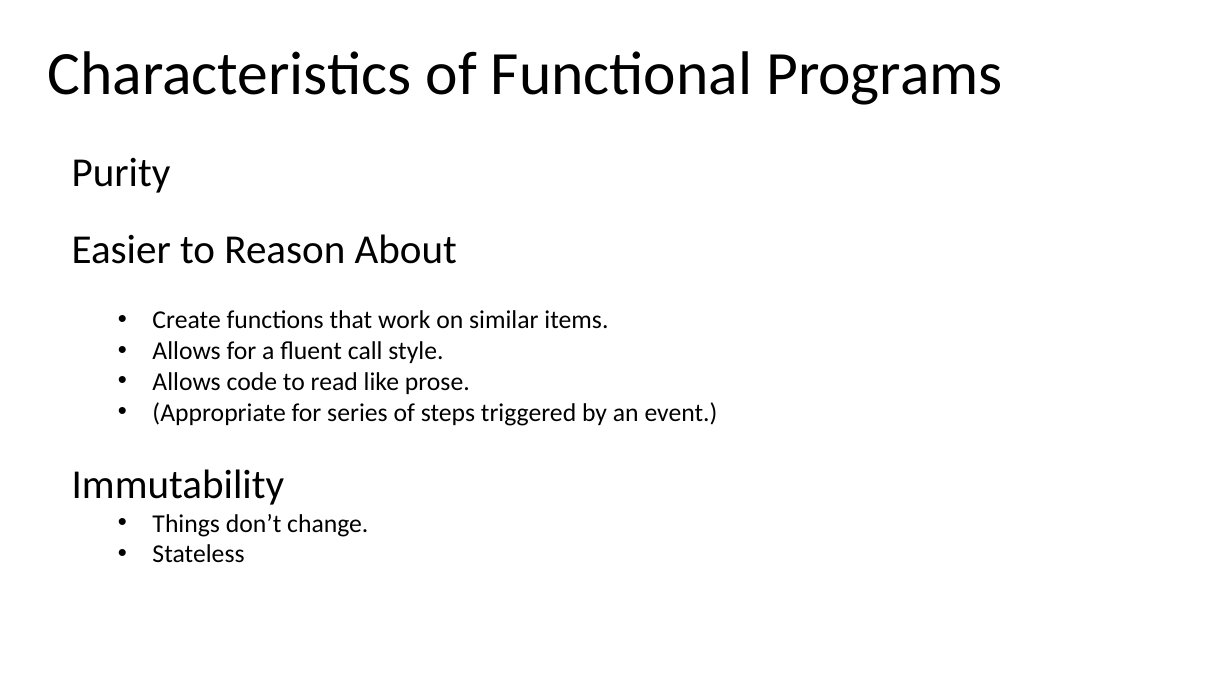
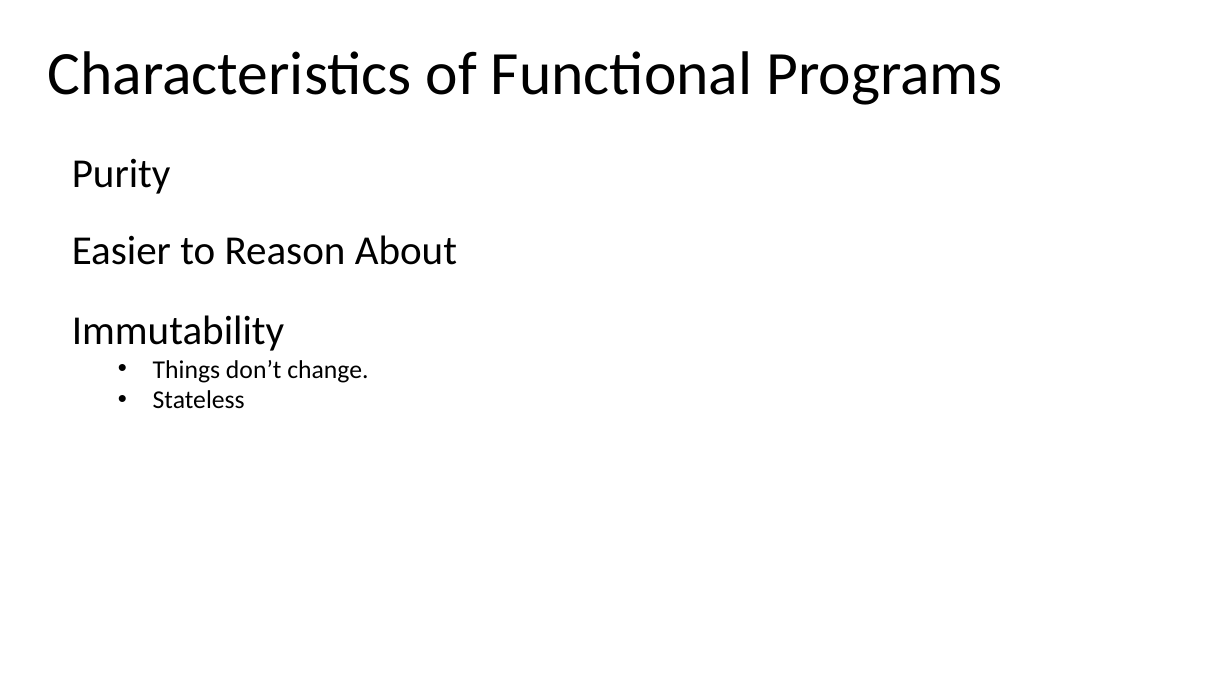
Before and after one commit to haled/FunctionalCSharp, a slide deck: slide 13 of Functional_Programming_Techniques_in_C#.pptx. Drawn at 1232x693 pixels with LibreOffice and Linux fonts; fonts in the diff are those of the drawing. Boxes give left, top, right and bottom in pixels: in the first picture for what was removed or moved away, otherwise in the second. Text is boxed around its words. In the diff, an @@ line names an element or a change of style, - is before the commit and + after.

```diff
--- a/Functional_Programming_Techniques_in_C#.pptx
+++ b/Functional_Programming_Techniques_in_C#.pptx
@@ text at (152,310,718,426): paragraphs removed @@
-  • Create functions that work on similar items.
-  • Allows for a fluent call style.
-  • Allows code to read like prose.
-  • (Appropriate for series of steps triggered by an event.)
```
Also in this commit, not shown: 11 other slides changed, 1 slide added, 1 slide removed, 1 other file.
